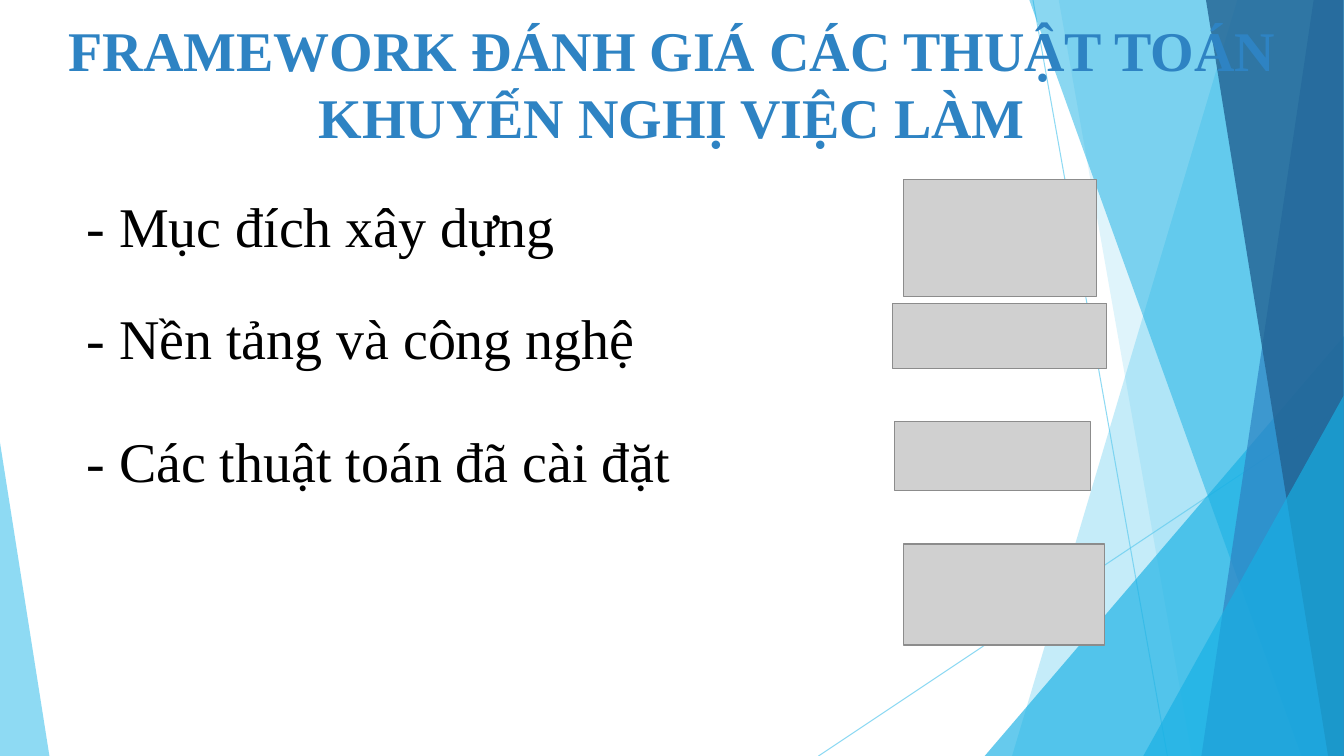
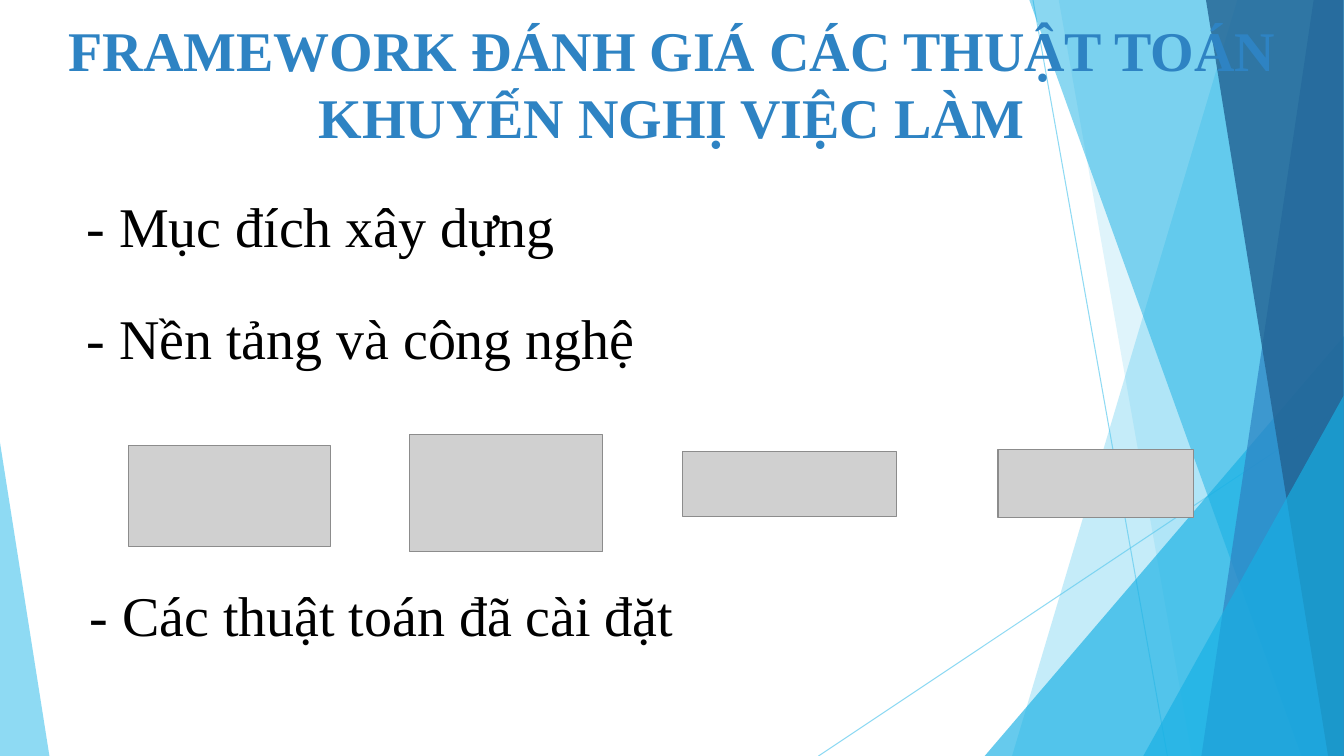
Before and after one commit to tuyennta/JobRecSys, a slide deck: slide 7 of Documents/Báo cáo/Bao cao KLTN_2.pptx. Drawn at 1344x756 pixels with LibreOffice and Linux fonts; fonts in the diff are those of the drawing; grey boxes stand for pictures. Boxes give left, top, right and bottom in pixels: in the first picture for what was removed or moved away, otherwise in the second. Text is boxed around its words. In the diff, an @@ line names an element or a change of style, - is before the commit and + after.

```diff
--- a/Documents/Báo cáo/Bao cao KLTN_2.pptx
+++ b/Documents/Báo cáo/Bao cao KLTN_2.pptx
@@ picture: place and size @@
-picture at (903, 544, 1105, 645)
+picture at (129, 446, 331, 546)
@@ picture: place and size @@
-picture at (903, 179, 1097, 296)
+picture at (409, 435, 603, 552)
@@ picture: place and size @@
-picture at (893, 303, 1107, 369)
+picture at (683, 452, 896, 517)
@@ picture: place and size @@
-picture at (894, 422, 1090, 491)
+picture at (998, 450, 1194, 518)
@@ text "- Các thuật toán đã ...": place and size @@
-text "- Các thuật toán đã ..." at (119, 443, 670, 492)
+text "- Các thuật toán đã ..." at (122, 597, 673, 646)
```
Also in this commit, not shown: 2 other slides changed.
